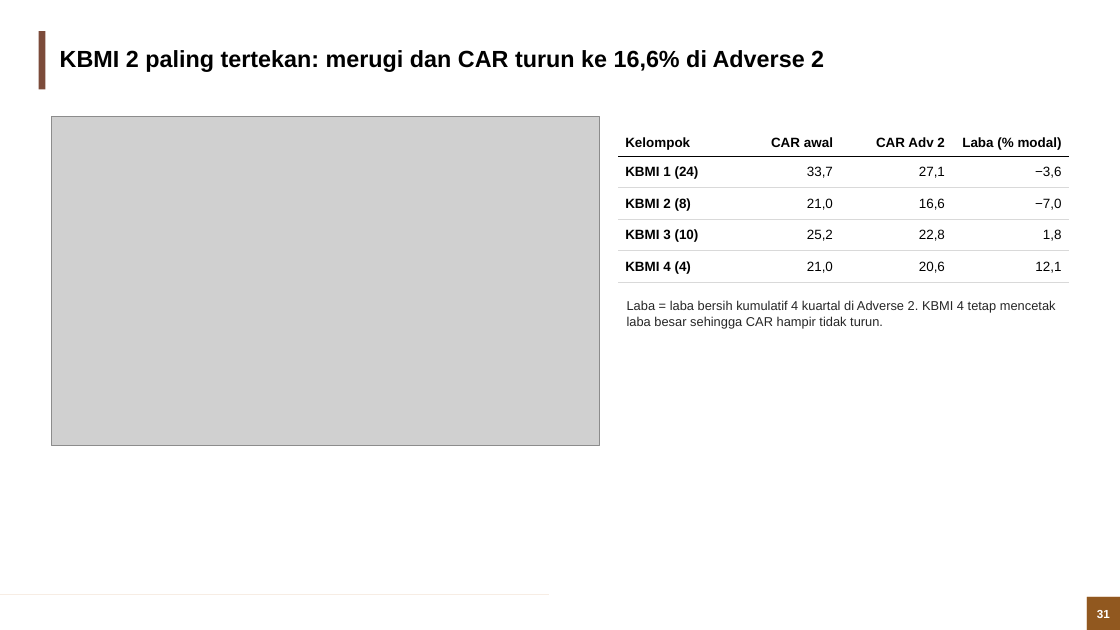
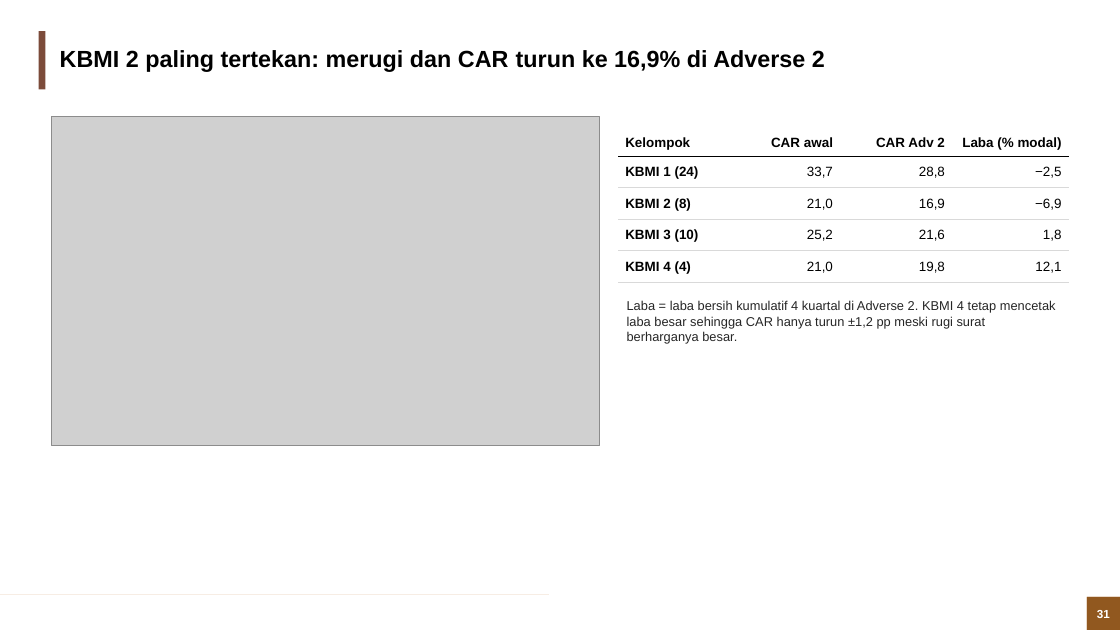
Before and after one commit to muhamadhaikal128/banking-stress-test, a slide deck: slide 31 of Banking Stress Test (Solvency).pptx. Drawn at 1120x630 pixels with LibreOffice and Linux fonts; fonts in the diff are those of the drawing; grey boxes stand for pictures; background and template pictures are left out. Boxes give left, top, right and bottom in pixels: in the first picture for what was removed or moved away, otherwise in the second. Text is boxed around its words. In the diff, an @@ line names an element or a change of style, - is before the commit and + after.

```diff
--- a/Banking Stress Test (Solvency).pptx
+++ b/Banking Stress Test (Solvency).pptx
@@ title at bbox=[60, 50, 825, 72]: text changed @@
-KBMI 2 paling tertekan: merugi dan CAR turun ke 16,6% di Adverse 2
+KBMI 2 paling tertekan: merugi dan CAR turun ke 16,9% di Adverse 2
@@ table at bbox=[618, 129, 1069, 282] @@
-row 2, column 3: 27,1
+row 2, column 3: 28,8
-row 2, column 4: −3,6
+row 2, column 4: −2,5
-row 3, column 3: 16,6
+row 3, column 3: 16,9
-row 3, column 4: −7,0
+row 3, column 4: −6,9
-row 4, column 3: 22,8
+row 4, column 3: 21,6
-row 5, column 3: 20,6
+row 5, column 3: 19,8
@@ text at bbox=[627, 300, 1056, 344]: text changed @@
-Laba = laba bersih kumulatif 4 kuartal di Adverse 2. KBMI 4 tetap mencetak laba besar sehingga CAR hampir tidak turun.
+Laba = laba bersih kumulatif 4 kuartal di Adverse 2. KBMI 4 tetap mencetak laba besar sehingga CAR hanya turun ±1,2 pp meski rugi surat berharganya besar.
```
Also in this commit, not shown: 30 other slides changed, 2 slides added, 58 other files.
